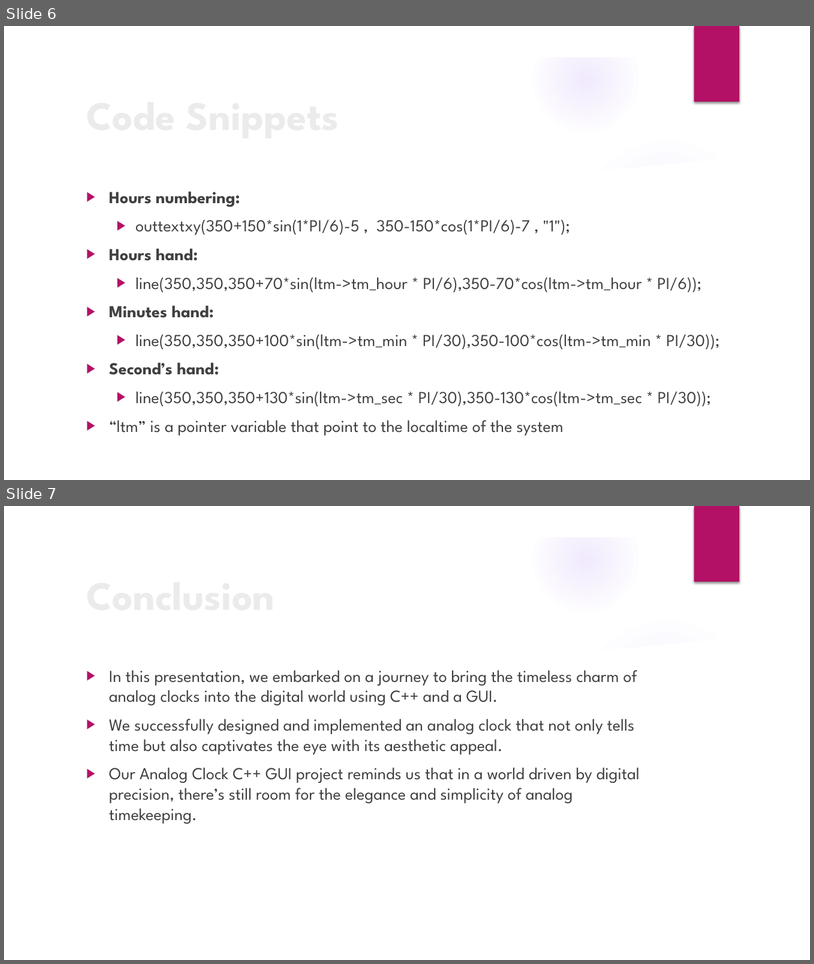
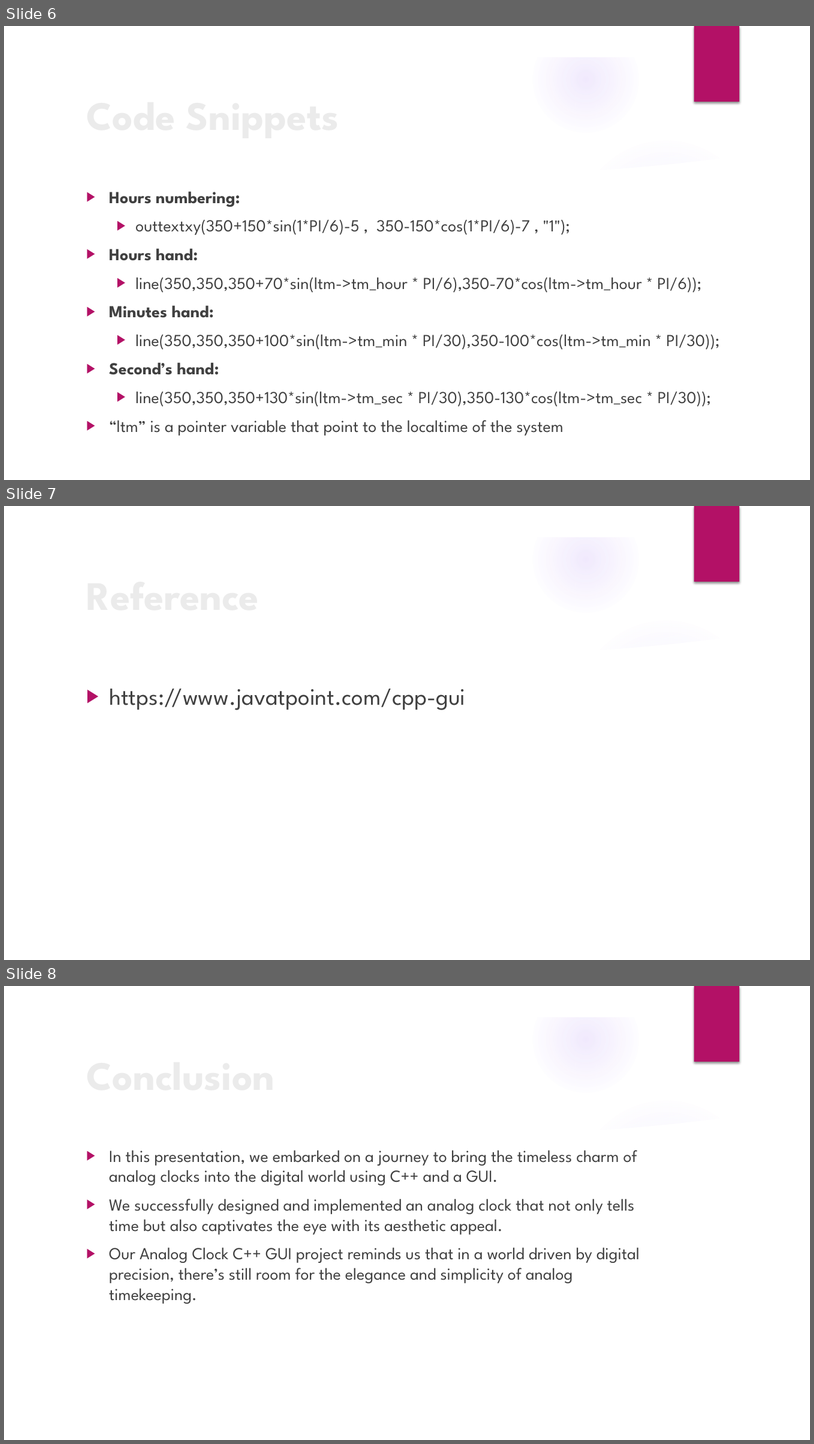
Before and after one commit to nahidulislamshakin/Analog_Clock, a slide deck: Analog Clock.pptx. Shown one above the other, each under a label of ours: slides 6 and 7 before the commit, slides 6, 7 and 8 after it. The pictures are 814x964 and 814x1444 pixels, drawn with LibreOffice and Linux fonts; fonts in the diff are those of the drawing; background and template pictures are left out. Boxes give left, top, right and bottom in pixels: in the first picture for what was removed or moved away, otherwise in the second. Text is boxed around its words. In the diff, an @@ line names an element or a change of style, - is before the commit and + after.

Commit message:
reference added in presentation slide

```diff
--- a/Analog Clock.pptx
+++ b/Analog Clock.pptx
@@ slide 7 added at [4,506,810,960], background picture (left out); not listed: 9 template elements that a slide beside it also shows @@
@@ title added at [80,570,660,617], 48 pt, text #EBEBEB, bold @@
+Reference
@@ text added at [109,688,466,710], 28 pt, text #404040 @@
+▶ https://www.javatpoint.com/cpp-gui
@@ what was slide 7 is now slide 8 @@
```
